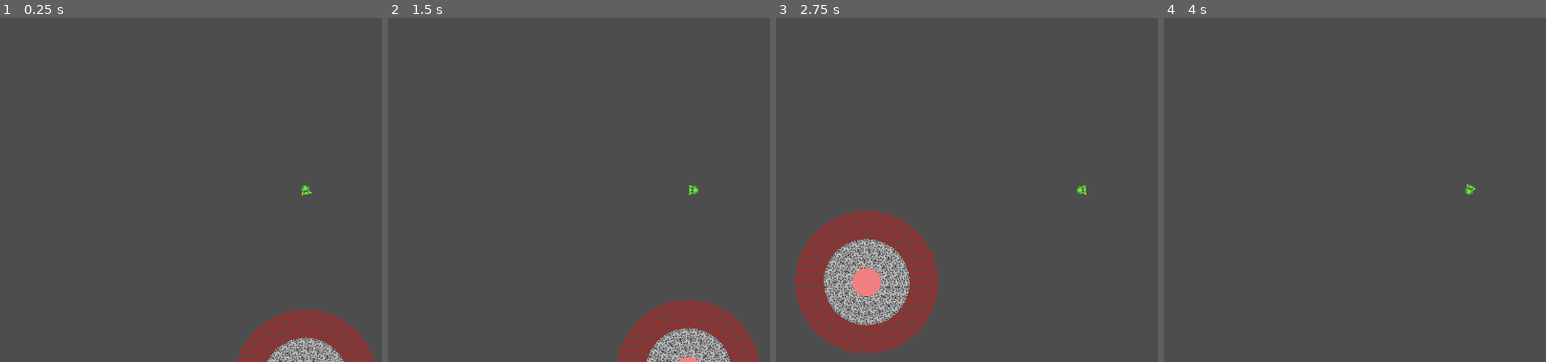
Above: before the commit, frames 1-4 (left to right).
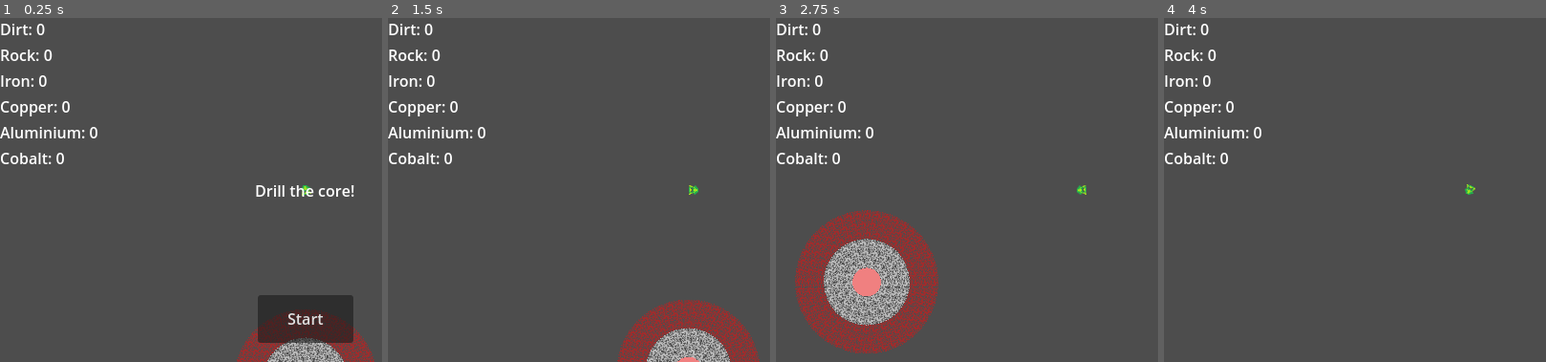
Above: after the commit, the same moments.

Repository: erenliving/UntitledDiggingGame
Game: Godot game, scene res://scenes/main.tscn
Same seed, same stepped clock (60 frames per second), same inputs: the game is played once before the commit and once after it.
Inputs (mouse positions are in pixels of both pictures, inside the frame that each line leads up to):
- Up to frame 1 (0.25 s): no input
- Up to frame 2 (1.5 s): click (693, 320) at 0.5 s, where only the run after the commit has a clickable "Start"; move the mouse to (outside the picture) at 1.27 s; hold Right (right) from 1.28 s (still down)
- Up to frame 3 (2.75 s): move the mouse to (959, 207) at 2.02 s; release Right (right) at 2.03 s; hold Down (down) from 2.03 s (still down)
- Up to frame 4 (4 s): move the mouse to (1530, 114) at 2.77 s; release Down (down) at 2.78 s; hold Right (right) 2.78-3.53 s; move the mouse to (1439, 258) at 3.52 s; hold Up (up) from 3.53 s (still down)

The runs differ from the first frame. In frame 1, 5.3% of the frame differs, in the area x 0-93%, y 1-95%; in frame 2, 1.5%; in frame 3, 1.5%; in frame 4, 1.5%.

Commit message:
Connect signals to GUI

Diff:
--- a/scenes/main.tscn
+++ b/scenes/main.tscn
@@ -1,8 +1,9 @@
-[gd_scene load_steps=5 format=3 uid="uid://ktaca8isg8vw"]
+[gd_scene load_steps=6 format=3 uid="uid://ktaca8isg8vw"]
 
 [ext_resource type="PackedScene" uid="uid://r8ljkeio1qwg" path="res://scenes/rock.tscn" id="2_ny5hl"]
 [ext_resource type="PackedScene" uid="uid://m7bnmhbg2uft" path="res://scenes/core.tscn" id="3_qulcl"]
 [ext_resource type="Script" path="res://scripts/level_builder.gd" id="4_ly1ea"]
+[ext_resource type="PackedScene" uid="uid://dul6vifv84a2o" path="res://scenes/gui.tscn" id="5_s4gq5"]
 [ext_resource type="PackedScene" uid="uid://qbn55nn71ahj" path="res://scenes/rigid_player.tscn" id="5_y1xjo"]
 
 [node name="Main" type="Node"]
@@ -20,3 +21,5 @@
 script = ExtResource("4_ly1ea")
 core_scene = ExtResource("3_qulcl")
 rock_scene = ExtResource("2_ny5hl")
+
+[node name="GUI" parent="." instance=ExtResource("5_s4gq5")]
--- a/scripts/gui.gd
+++ b/scripts/gui.gd
@@ -1,5 +1,7 @@
 extends CanvasLayer
 
+
+class_name GUI
 
 signal start_game
 
@@ -14,12 +16,8 @@
 @onready var cobalt = $ScrollContainer/ResourcesVBox/Cobalt
 
 func _ready():
-	pass # Replace with function body.
-
-
-# Called every frame. 'delta' is the elapsed time since the previous frame.
-func _process(delta):
-	pass
+	SignalBus.player_collected_resource.connect(update_resource)
+	SignalBus.player_dead.connect(_on_game_over)
 
 func show_message(text):
 	message.text = text
@@ -53,8 +51,12 @@
 
 
 func _on_start_button_pressed():
+	message.hide()
 	start_button.hide()
 	start_game.emit()
 
 func _on_message_timer_timeout():
 	message.hide()
+
+func _on_game_over():
+	show_level_over()
--- a/scripts/signal_bus.gd
+++ b/scripts/signal_bus.gd
@@ -1,4 +1,5 @@
 extends Node
 
 signal rock_destroyed(rock_type: Global.RockType, resource_amount: int)
+signal player_collected_resource(rock_type: Global.RockType, total_amount: int)
 signal player_dead
